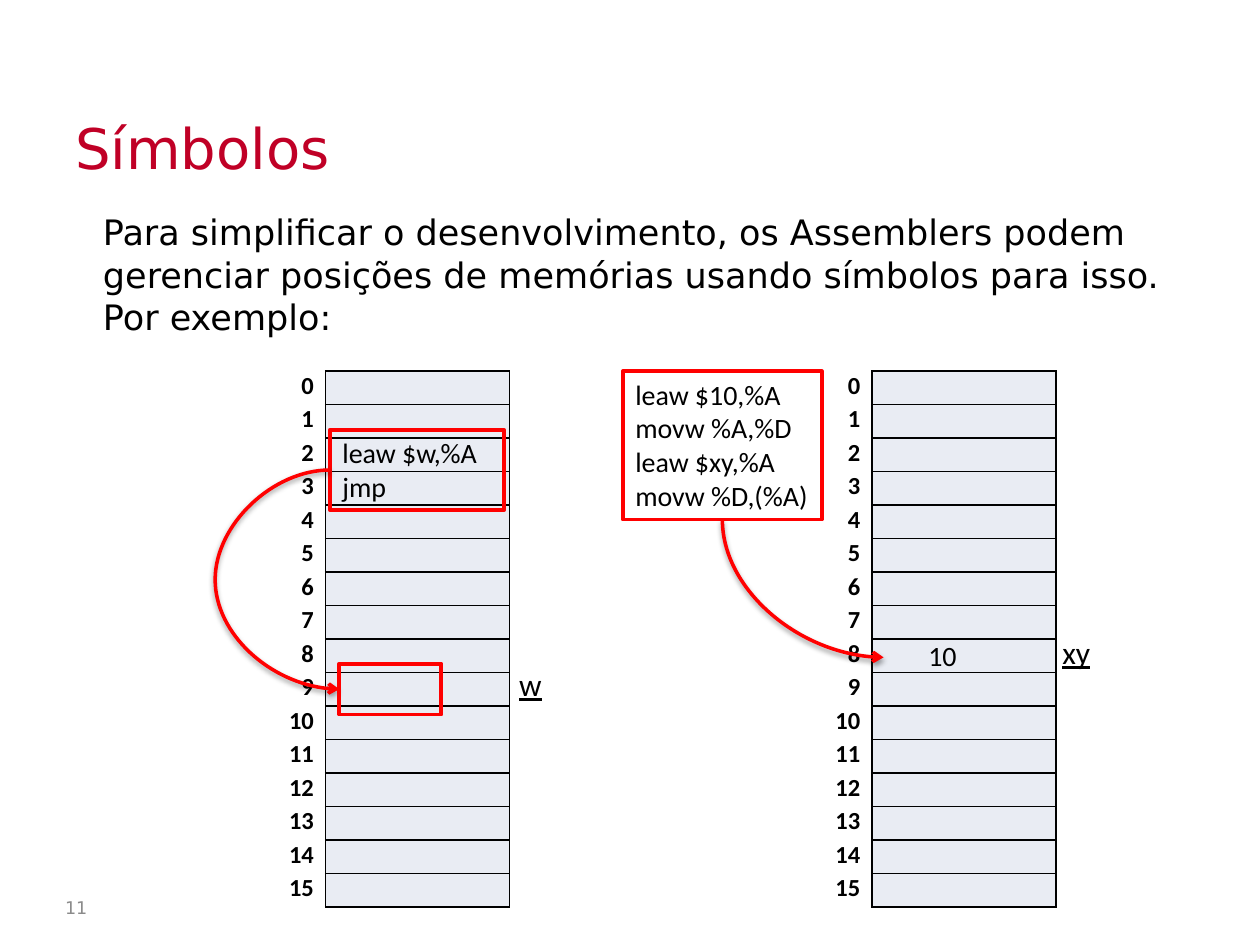
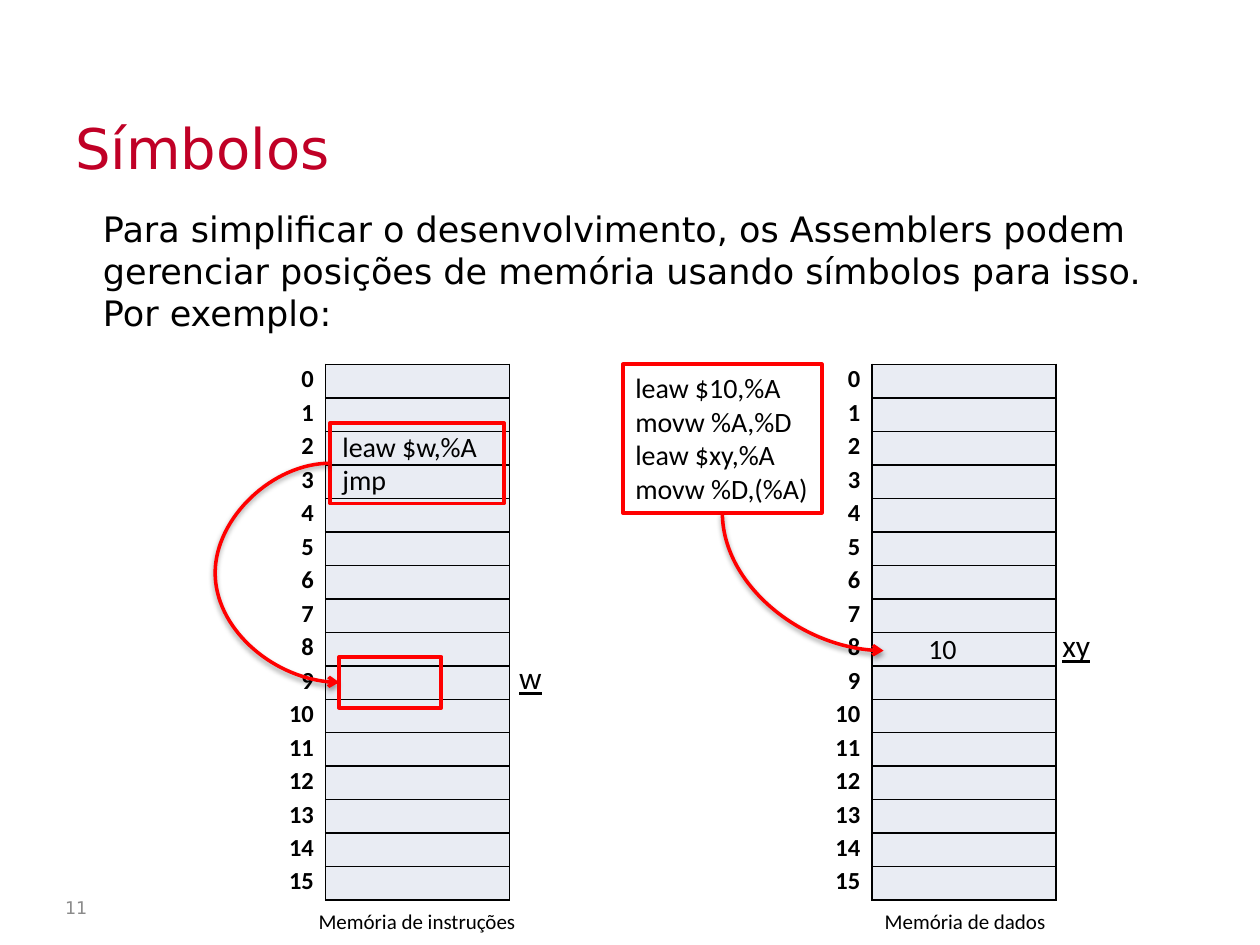
Before and after one commit to Insper/bits-e-proc, a slide deck: slide 11 of docs-src/slides/conteudoAssembler.pptx. Drawn at 1260x945 pixels with LibreOffice and Linux fonts; fonts in the diff are those of the drawing; background and template pictures are left out. Boxes give left, top, right and bottom in pixels: in the first picture for what was removed or moved away, otherwise in the second. Text is boxed around its words. In the diff, an @@ line names an element or a change of style, - is before the commit and + after.

Commit message:
atualizando aula de assembler

```diff
--- a/docs-src/slides/conteudoAssembler.pptx
+++ b/docs-src/slides/conteudoAssembler.pptx
@@ text at [103,215,1141,334]: text changed @@
-Para simplificar o desenvolvimento, os Assemblers podem gerenciar posições de memórias usando símbolos para isso. Por exemplo:
+Para simplificar o desenvolvimento, os Assemblers podem gerenciar posições de memória usando símbolos para isso. Por exemplo:
@@ 2 texts, 2 curved arrows, 1 rectangle: place and size @@
-2 texts, 2 curved arrows, 1 rectangle at [215,430,1090,701]
+2 texts, 2 curved arrows, 1 rectangle at [215,423,1090,695]
@@ 2 tables, 2 rectangles, 1 text: place and size @@
-2 tables, 2 rectangles, 1 text at [270,372,1056,907]
+2 tables, 2 rectangles, 1 text at [270,364,1056,900]
@@ text added at [319,914,515,933], 12 pt, text #000000 @@
+Memória de instruções
@@ text added at [885,914,1045,929], 12 pt, text #000000 @@
+Memória de dados
```
Also in this commit, not shown: 14 other slides changed, 2 other files.
